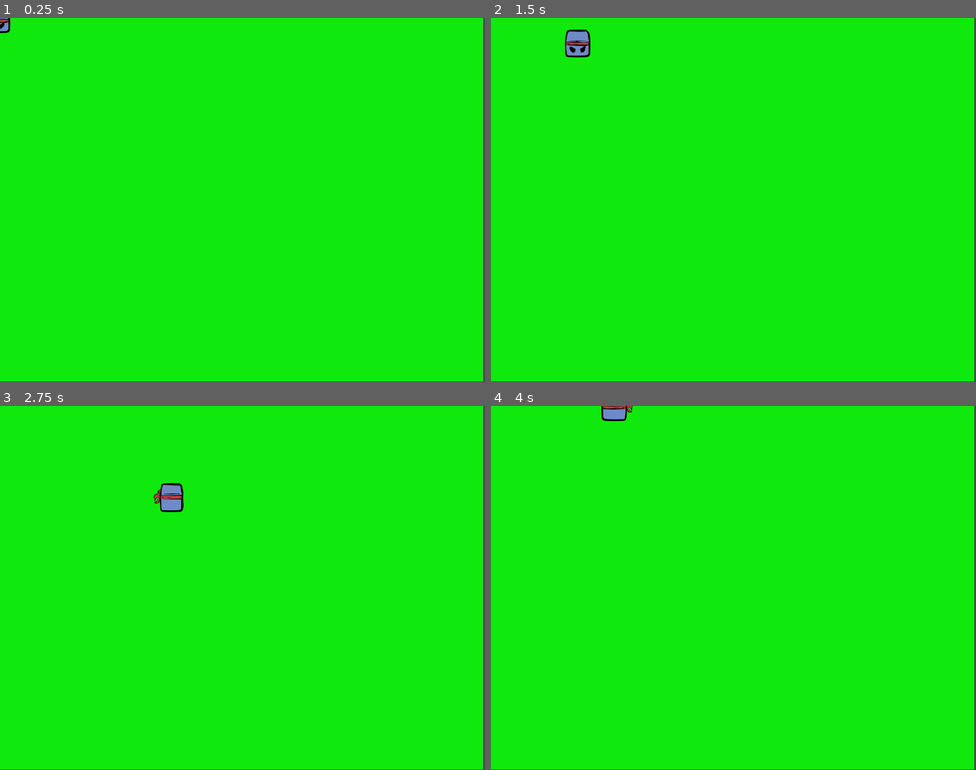
Above: before the commit, frames 1-4 (two rows, left to right).
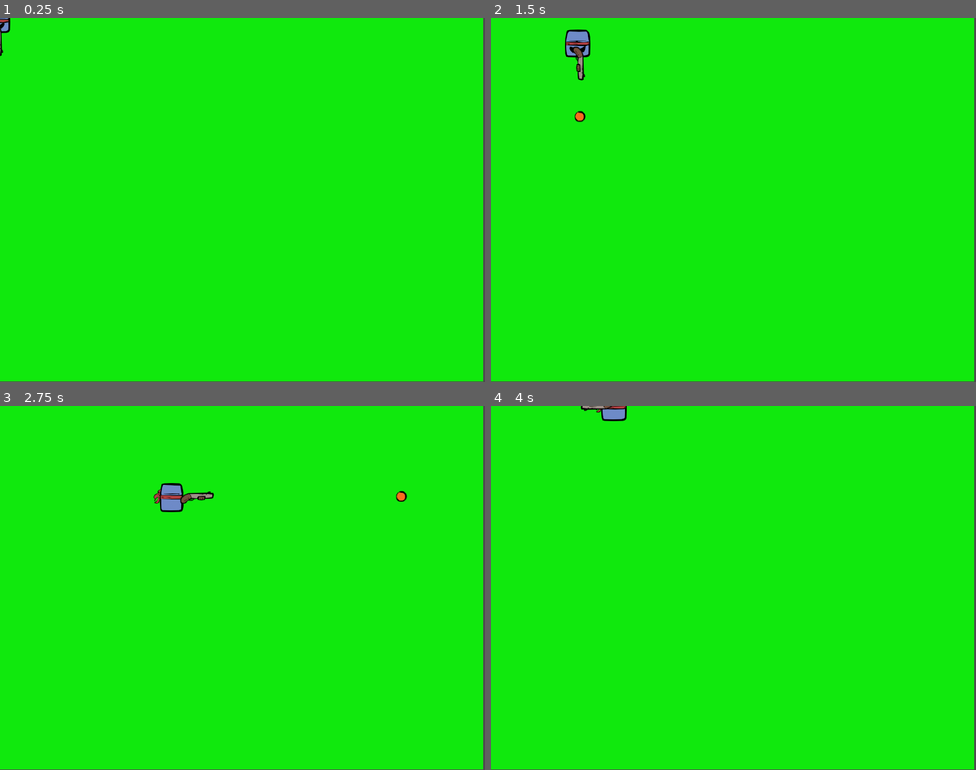
Above: after the commit, the same moments.

Repository: hipstarVenom/so-im-a-square
Game: Godot game, scene res://Scene/Main/main.tscn
The game is run twice, just before and just after one commit, with the same random seed, the same clock (stepped at 60 frames per second) and the same inputs. Before the commit the project has no main scene; this scene is started directly in both runs.
Inputs:
- Up to frame 1 (0.25 s): no input
- Up to frame 2 (1.5 s): tap Enter at 0.5 s; hold Right (ui_right) 0.53-1.28 s; tap Space (shoot, bound only after the commit) at 0.6, 1.35 s; hold Down (ui_down) from 1.28 s (still down)
- Up to frame 3 (2.75 s): release Down (ui_down) at 2.03 s; hold Right (ui_right) from 2.03 s (still down); tap Space (shoot, bound only after the commit) at 2.1 s
- Up to frame 4 (4 s): release Right (ui_right) at 2.78 s; hold Up (ui_up) 2.78-3.53 s; tap Space (shoot, bound only after the commit) at 2.85, 3.6 s; hold Left (ui_left) from 3.53 s (still down)

The runs differ from the first frame. In frame 1, less than 0.1% of the frame differs, in the area x 0-1%, y 2-11%; in frame 2, 0.2%; in frame 3, 0.2%, in the area x 37-84%, y 23-27%; in frame 4, 0.1%.

Commit message:
feat : gun + bullet

Diff:
--- /dev/null
+++ b/so-i-am-a-square-so-what-/Code/Gun/bullet.gd
@@ -0,0 +1,14 @@
+extends Area2D
+
+@export var speed := 500
+var direction: Vector2 = Vector2.ZERO
+
+func set_direction(dir: Vector2):
+	direction = dir.normalized()
+
+func _physics_process(delta: float):
+	position += direction * speed * delta
+
+	# Remove if off-screen
+	if not get_viewport_rect().has_point(global_position):
+		queue_free()
--- /dev/null
+++ b/so-i-am-a-square-so-what-/Code/Gun/gun.gd
@@ -0,0 +1,18 @@
+extends Node2D  # Gun is Node2D
+
+@export var bullet: PackedScene
+@onready var origin: Node2D = $origin
+
+func shoot(direction: Vector2):
+	if not bullet:
+		return
+
+	var bullet_instance = bullet.instantiate() as Area2D
+	get_parent().add_child(bullet_instance)
+
+	# Spawn at gun origin
+	bullet_instance.global_position = origin.global_position
+
+	# Set bullet direction
+	if bullet_instance.has_method("set_direction"):
+		bullet_instance.set_direction(direction)
--- a/so-i-am-a-square-so-what-/Code/Player/player.gd
+++ b/so-i-am-a-square-so-what-/Code/Player/player.gd
@@ -1,8 +1,23 @@
 extends CharacterBody2D
 
-@onready var anim = $AnimatedSprite2D
+@onready var anim: AnimatedSprite2D = $AnimatedSprite2D
+@export var gun_scene: PackedScene
+
 var speed := 200
-var last_dir := Vector2.DOWN  # Default facing down
+var last_dir := Vector2.DOWN
+var gun_instance: Node2D
+
+@onready var marker_up: Node2D = $up
+@onready var marker_down: Node2D = $down
+@onready var marker_left: Node2D = $left
+@onready var marker_right: Node2D = $right
+@onready var marker_center: Node2D = $center  # optional for horizontal centering
+
+func _ready():
+	if gun_scene:
+		gun_instance = gun_scene.instantiate() as Node2D
+		add_child(gun_instance)
+		_update_gun_position()
 
 func _physics_process(delta: float) -> void:
 	velocity = Vector2.ZERO
@@ -17,7 +32,6 @@
 	if Input.is_action_pressed("ui_up"):
 		velocity.y -= 1
 
-	# Normalize for diagonal movement
 	if velocity != Vector2.ZERO:
 		velocity = velocity.normalized() * speed
 		_play_move_animation(velocity)
@@ -26,42 +40,69 @@
 		_play_idle_animation(last_dir)
 
 	move_and_slide()
+	_update_gun_position()
 
+	# Shooting
+	if Input.is_action_just_pressed("shoot"):
+		if gun_instance and gun_instance.has_method("shoot"):
+			gun_instance.shoot(last_dir)
+
+# -----------------------------
+# Gun Positioning & Rotation
+# -----------------------------
+func _update_gun_position():
+	if not gun_instance:
+		return
+
+	var dir = last_dir
+	var threshold = 0.1
+
+	# Decide gun position (marker) based on dominant axis
+	if abs(dir.x) < threshold and dir.y < -threshold:
+		gun_instance.position = marker_up.position
+	elif abs(dir.x) < threshold and dir.y > threshold:
+		gun_instance.position = marker_down.position
+	elif dir.x < -threshold and abs(dir.y) < threshold:
+		gun_instance.position = marker_left.position
+	elif dir.x > threshold and abs(dir.y) < threshold:
+		gun_instance.position = marker_right.position
+	else:  # diagonal
+		if dir.y < 0:
+			gun_instance.position = marker_up.position
+		else:
+			gun_instance.position = marker_down.position
+
+	# Rotate gun naturally based on movement direction
+	if dir.length() > threshold:
+		gun_instance.rotation = dir.angle()  # radians, clockwise from +X
 
 # -----------------------------
 # Animation Helpers
 # -----------------------------
 func _play_move_animation(dir: Vector2) -> void:
-	if dir.y < 0:  # Up
+	if dir.y < 0:
 		if dir.x != 0:
 			anim.play("move_up_right")
-			anim.flip_h = dir.x < 0
 		else:
 			anim.play("move_up")
-	elif dir.y > 0:  # Down
+	elif dir.y > 0:
 		if dir.x != 0:
 			anim.play("move_down_right")
-			anim.flip_h = dir.x < 0
 		else:
 			anim.play("move_down")
-	else: # Pure left/right
+	else:
 		anim.play("move_right")
-		anim.flip_h = dir.x < 0
-
 
 func _play_idle_animation(dir: Vector2) -> void:
 	if dir.y < 0:
 		if dir.x != 0:
 			anim.play("idle_up_right")
-			anim.flip_h = dir.x < 0
 		else:
 			anim.play("idle_up")
 	elif dir.y > 0:
 		if dir.x != 0:
 			anim.play("idle_down_right")
-			anim.flip_h = dir.x < 0
 		else:
 			anim.play("idle_down")
 	else:
 		anim.play("idle_left_right")
-		anim.flip_h = dir.x < 0
--- a/so-i-am-a-square-so-what-/Scene/Player/player.tscn
+++ b/so-i-am-a-square-so-what-/Scene/Player/player.tscn
@@ -1,7 +1,8 @@
-[gd_scene load_steps=45 format=3 uid="uid://cmihqqysnk21k"]
+[gd_scene load_steps=46 format=3 uid="uid://cmihqqysnk21k"]
 
 [ext_resource type="Texture2D" uid="uid://qr4goguxuf3m" path="res://Assets/Spritesheets/hero.png" id="1_67a6e"]
 [ext_resource type="Script" uid="uid://4apjupuxarol" path="res://Code/Player/player.gd" id="1_yic5t"]
+[ext_resource type="PackedScene" uid="uid://dr160ebgdjwh1" path="res://Scene/gun/gun.tscn" id="3_uuj77"]
 
 [sub_resource type="AtlasTexture" id="AtlasTexture_2udht"]
 atlas = ExtResource("1_67a6e")
@@ -343,6 +344,21 @@
 
 [node name="CharacterBody2D" type="CharacterBody2D" parent="."]
 script = ExtResource("1_yic5t")
+gun_scene = ExtResource("3_uuj77")
+
+[node name="down" type="Marker2D" parent="CharacterBody2D"]
+position = Vector2(0, 36)
+
+[node name="left" type="Marker2D" parent="CharacterBody2D"]
+position = Vector2(-32, 0)
+
+[node name="right" type="Marker2D" parent="CharacterBody2D"]
+position = Vector2(39, -1)
+
+[node name="up" type="Marker2D" parent="CharacterBody2D"]
+position = Vector2(0, -41)
+
+[node name="center" type="Marker2D" parent="CharacterBody2D"]
 
 [node name="AnimatedSprite2D" type="AnimatedSprite2D" parent="CharacterBody2D"]
 position = Vector2(-68, -64)
--- /dev/null
+++ b/so-i-am-a-square-so-what-/Scene/gun/bullet.tscn
@@ -0,0 +1,16 @@
+[gd_scene load_steps=4 format=3 uid="uid://c4lhxntjjcqy3"]
+
+[ext_resource type="Texture2D" uid="uid://4oo1t3hgonrm" path="res://Assets/Sprites/bullet.png" id="1_ssavk"]
+[ext_resource type="Script" uid="uid://b2tjgxc374sql" path="res://code/gun/bullet.gd" id="1_w13t7"]
+
+[sub_resource type="CircleShape2D" id="CircleShape2D_w13t7"]
+radius = 9.0
+
+[node name="Area2D" type="Area2D"]
+script = ExtResource("1_w13t7")
+
+[node name="CollisionShape2D" type="CollisionShape2D" parent="."]
+shape = SubResource("CircleShape2D_w13t7")
+
+[node name="Sprite2D" type="Sprite2D" parent="."]
+texture = ExtResource("1_ssavk")
--- /dev/null
+++ b/so-i-am-a-square-so-what-/Scene/gun/gun.tscn
@@ -0,0 +1,18 @@
+[gd_scene load_steps=4 format=3 uid="uid://dr160ebgdjwh1"]
+
+[ext_resource type="Texture2D" uid="uid://dqkmpp5bk7upe" path="res://Assets/Sprites/gun.png" id="1_8bwpe"]
+[ext_resource type="Script" uid="uid://dndboax1g42e8" path="res://Code/Gun/gun.gd" id="2_7cppd"]
+[ext_resource type="PackedScene" uid="uid://c4lhxntjjcqy3" path="res://Scene/gun/bullet.tscn" id="3_5hbiu"]
+
+[node name="gun" type="Node2D"]
+script = ExtResource("2_7cppd")
+bullet = ExtResource("3_5hbiu")
+
+[node name="gun" type="Sprite2D" parent="."]
+position = Vector2(-4.76837e-07, 0)
+scale = Vector2(0.929688, 0.820313)
+texture = ExtResource("1_8bwpe")
+
+[node name="origin" type="Marker2D" parent="."]
+position = Vector2(28, 0)
+scale = Vector2(0.929688, 0.820313)
--- a/so-i-am-a-square-so-what-/project.godot
+++ b/so-i-am-a-square-so-what-/project.godot
@@ -11,6 +11,7 @@
 [application]
 
 config/name="So I am A Square So What?"
+run/main_scene="uid://by1q6un7dxqu6"
 config/features=PackedStringArray("4.4", "Forward Plus")
 config/icon="res://icon.svg"
 
@@ -54,6 +55,11 @@
 , Object(InputEventKey,"resource_local_to_scene":false,"resource_name":"","device":-1,"window_id":0,"alt_pressed":false …(183 unchanged characters)…
 ]
 }
+shoot={
+"deadzone": 0.2,
+"events": [Object(InputEventKey,"resource_local_to_scene":false,"resource_name":"","device":-1,"window_id":0,"alt_pressed":false,"shift_pressed":false,"ctrl_pressed":false,"meta_pressed":false,"pressed":false,"keycode":0,"physical_keycode":32,"key_label":0,"unicode":32,"location":0,"echo":false,"script":null)
+]
+}
 
 [rendering]
 
Not shown, added: so-i-am-a-square-so-what-/Code/Gun/bullet.gd.uid
Not shown, added: so-i-am-a-square-so-what-/Code/Gun/gun.gd.uid
